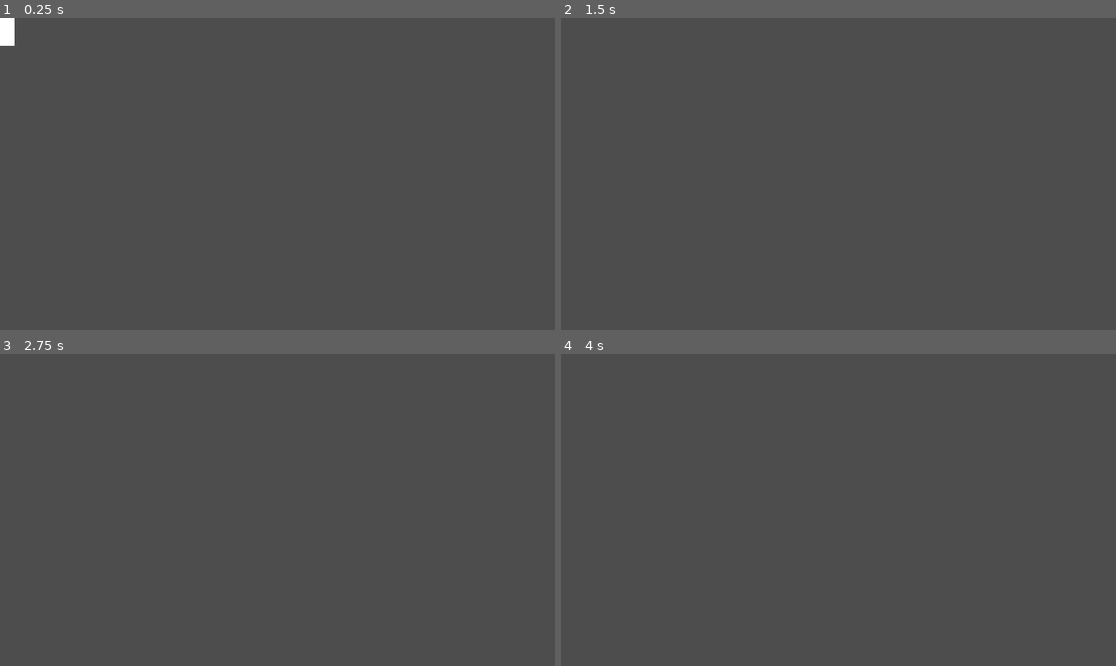
Above: before the commit, frames 1-4 (two rows, left to right).
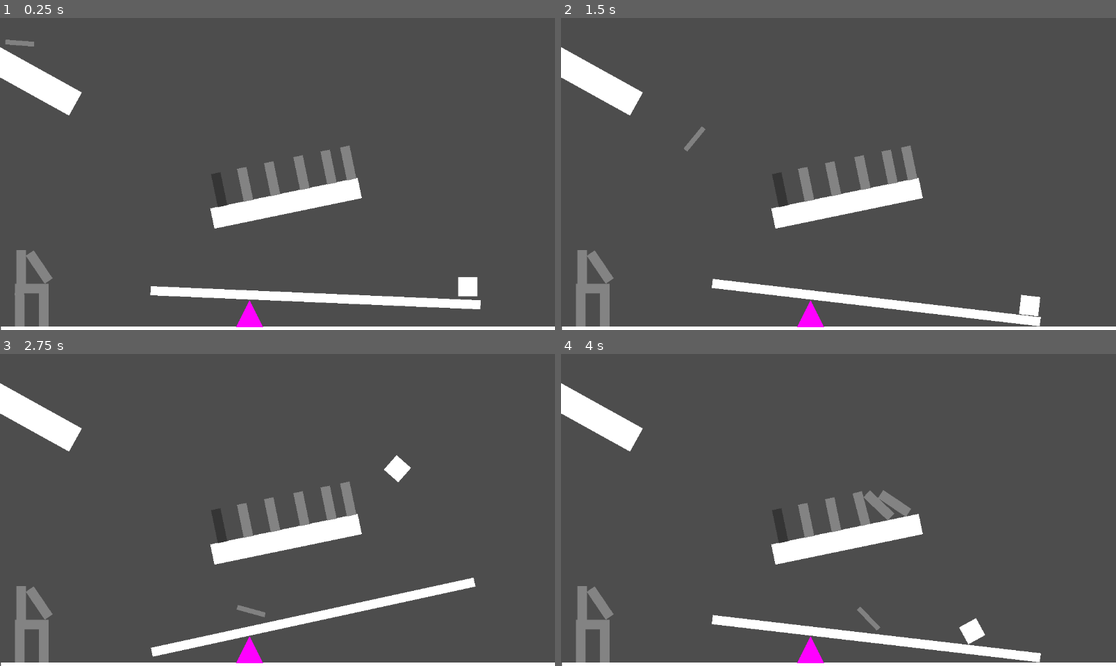
Above: after the commit, the same moments.

Repository: Turkeytray/PysicalScienceRubeGoldberg
Game: Godot game, scene res://main_scene.tscn
Two runs of this game, one before a commit and one after it. Both use one fixed random seed, a clock stepped at 60 frames per second and the inputs below. Before the commit the project has no main scene; this scene is started directly in both runs.
Inputs:
- Up to frame 1 (0.25 s): no input
- Up to frame 2 (1.5 s): no input
- Up to frame 3 (2.75 s): no input
- Up to frame 4 (4 s): no input

The runs differ from the first frame. In frame 1, 8.7% of the frame differs, in the area x 0-100%, y 0-100%; in frame 2, 8.5%; in frame 3, 8.5%; in frame 4, 8.5%.

Commit message:
Final thing

Diff:
--- a/circle.gdshader
+++ b/circle.gdshader
@@ -1,9 +1,11 @@
 shader_type canvas_item;
 
 float circle(vec2 position, float radius) {
-	return smoothstep(radius, radius, dot(position, position) * 4.0);
+	return smoothstep(-radius, -radius, -length(position - vec2(0.5)));
 }
 
 void fragment() {
-	COLOR.rgb = vec3(circle(UV, 1));
+	vec3 circleColor = vec3(circle(UV, 0.5)) * vec3(1, 1, 1 );
+	float circleAlpha = circleColor[0] + circleColor[1] + circleColor[2];
+	COLOR = vec4(circleColor, circleAlpha);
 }
--- a/main_scene.tscn
+++ b/main_scene.tscn
@@ -8,9 +8,32 @@
 [sub_resource type="ShaderMaterial" id="ShaderMaterial_8bdc2"]
 shader = ExtResource("1_dekl0")
 
+[sub_resource type="RectangleShape2D" id="RectangleShape2D_au67u"]
+size = Vector2(225.909, 51)
+
+[sub_resource type="WorldBoundaryShape2D" id="WorldBoundaryShape2D_mlyrs"]
+
+[sub_resource type="RectangleShape2D" id="RectangleShape2D_xkwvc"]
+size = Vector2(685.5, 20.5)
+
+[sub_resource type="RectangleShape2D" id="RectangleShape2D_1piyr"]
+size = Vector2(40, 41)
+
+[sub_resource type="RectangleShape2D" id="RectangleShape2D_pfotu"]
+size = Vector2(312.5, 43)
+
+[sub_resource type="RectangleShape2D" id="RectangleShape2D_rpold"]
+size = Vector2(20, 70)
+
+[sub_resource type="RectangleShape2D" id="RectangleShape2D_1mna7"]
+size = Vector2(312.5, 43)
+
 [node name="Node2D" type="Node2D"]
+metadata/_edit_horizontal_guides_ = [46.0]
 
 [node name="Ball" type="RigidBody2D" parent="."]
+position = Vector2(39, 30)
+mass = 8.1
 
 [node name="CollisionShape2D" type="CollisionShape2D" parent="Ball"]
 shape = SubResource("CircleShape2D_rkv70")
@@ -28,3 +51,395 @@
 offset_bottom = 30.0
 grow_horizontal = 2
 grow_vertical = 2
+metadata/_edit_use_anchors_ = true
+
+[node name="ColorRect2" type="ColorRect" parent="Ball"]
+anchors_preset = 8
+anchor_left = 0.5
+anchor_top = 0.5
+anchor_right = 0.5
+anchor_bottom = 0.5
+offset_left = -30.0
+offset_top = -5.0
+offset_right = 30.0
+offset_bottom = 5.0
+grow_horizontal = 2
+grow_vertical = 2
+color = Color(0.505344, 0.505344, 0.505344, 1)
+metadata/_edit_use_anchors_ = true
+
+[node name="ramp 1" type="RigidBody2D" parent="."]
+sleeping = true
+freeze = true
+
+[node name="CollisionShape2D" type="CollisionShape2D" parent="ramp 1"]
+position = Vector2(59.0015, 125.173)
+rotation = 0.506427
+shape = SubResource("RectangleShape2D_au67u")
+
+[node name="ColorRect" type="ColorRect" parent="ramp 1"]
+offset_left = -26.0
+offset_top = 46.0
+offset_right = 198.0
+offset_bottom = 101.0
+rotation = 0.506427
+
+[node name="floor" type="RigidBody2D" parent="."]
+position = Vector2(554, 641)
+sleeping = true
+freeze = true
+
+[node name="CollisionShape2D" type="CollisionShape2D" parent="floor"]
+shape = SubResource("WorldBoundaryShape2D_mlyrs")
+
+[node name="ColorRect" type="ColorRect" parent="floor"]
+offset_left = -552.0
+offset_right = 620.0
+offset_bottom = 40.0
+
+[node name="triangle" type="RigidBody2D" parent="."]
+position = Vector2(500, 659)
+freeze = true
+
+[node name="Polygon2D" type="Polygon2D" parent="triangle"]
+position = Vector2(-10, -17)
+scale = Vector2(3.5, 3.5)
+color = Color(1, 0, 1, 1)
+polygon = PackedVector2Array(0, 0, 16, 0, 8, -16)
+
+[node name="CollisionPolygon2D" type="CollisionPolygon2D" parent="triangle"]
+position = Vector2(-10.75, -16.9125)
+scale = Vector2(3.59375, 3.52344)
+polygon = PackedVector2Array(0, 0, 16, 0, 8, -16)
+
+[node name="lever arm" type="RigidBody2D" parent="."]
+position = Vector2(702, 555)
+
+[node name="CollisionShape2D" type="CollisionShape2D" parent="lever arm"]
+position = Vector2(-48.25, 10.75)
+shape = SubResource("RectangleShape2D_xkwvc")
+
+[node name="ColorRect" type="ColorRect" parent="lever arm"]
+anchors_preset = 8
+anchor_left = 0.5
+anchor_top = 0.5
+anchor_right = 0.5
+anchor_bottom = 0.5
+offset_left = -390.0
+offset_top = 1.0
+offset_right = 295.5
+offset_bottom = 44.0
+grow_horizontal = 2
+grow_vertical = 2
+scale = Vector2(1, 0.44)
+metadata/_edit_use_anchors_ = true
+
+[node name="Counterweight" type="RigidBody2D" parent="."]
+position = Vector2(951, 510)
+mass = 2.35
+
+[node name="CollisionShape2D" type="CollisionShape2D" parent="Counterweight"]
+position = Vector2(21, 20.5)
+shape = SubResource("RectangleShape2D_1piyr")
+
+[node name="ColorRect" type="ColorRect" parent="Counterweight"]
+offset_right = 40.0
+offset_bottom = 40.0
+metadata/_edit_use_anchors_ = true
+
+[node name="rectangle" type="RigidBody2D" parent="."]
+position = Vector2(453, 392)
+rotation = -0.20438
+freeze = true
+
+[node name="CollisionShape2D" type="CollisionShape2D" parent="rectangle"]
+position = Vector2(138.25, 22)
+shape = SubResource("RectangleShape2D_pfotu")
+
+[node name="ColorRect" type="ColorRect" parent="rectangle"]
+anchors_preset = 8
+anchor_left = 0.5
+anchor_top = 0.5
+anchor_right = 0.5
+anchor_bottom = 0.5
+offset_left = -17.0
+offset_right = 295.5
+offset_bottom = 43.0
+grow_horizontal = 2
+grow_vertical = 2
+metadata/_edit_use_anchors_ = true
+
+[node name="Domino" type="RigidBody2D" parent="."]
+position = Vector2(455, 353)
+rotation = -0.20438
+mass = 45.0
+
+[node name="ColorRect" type="ColorRect" parent="Domino"]
+anchors_preset = 8
+anchor_left = 0.5
+anchor_top = 0.5
+anchor_right = 0.5
+anchor_bottom = 0.5
+offset_left = -10.0
+offset_top = -35.0
+offset_right = 10.0
+offset_bottom = 35.0
+grow_horizontal = 2
+grow_vertical = 2
+color = Color(0.20871, 0.20871, 0.20871, 1)
+metadata/_edit_use_anchors_ = true
+
+[node name="CollisionShape2D" type="CollisionShape2D" parent="Domino"]
+shape = SubResource("RectangleShape2D_rpold")
+
+[node name="Domino2" type="RigidBody2D" parent="."]
+position = Vector2(509, 341)
+rotation = -0.20438
+mass = 25.0
+
+[node name="ColorRect" type="ColorRect" parent="Domino2"]
+anchors_preset = 8
+anchor_left = 0.5
+anchor_top = 0.5
+anchor_right = 0.5
+anchor_bottom = 0.5
+offset_left = -10.0
+offset_top = -35.0
+offset_right = 10.0
+offset_bottom = 35.0
+grow_horizontal = 2
+grow_vertical = 2
+color = Color(0.513233, 0.513233, 0.513233, 1)
+metadata/_edit_use_anchors_ = true
+
+[node name="CollisionShape2D" type="CollisionShape2D" parent="Domino2"]
+shape = SubResource("RectangleShape2D_rpold")
+
+[node name="Domino3" type="RigidBody2D" parent="."]
+position = Vector2(565, 329)
+rotation = -0.20438
+mass = 15.0
+
+[node name="ColorRect" type="ColorRect" parent="Domino3"]
+anchors_preset = 8
+anchor_left = 0.5
+anchor_top = 0.5
+anchor_right = 0.5
+anchor_bottom = 0.5
+offset_left = -10.0
+offset_top = -35.0
+offset_right = 10.0
+offset_bottom = 35.0
+grow_horizontal = 2
+grow_vertical = 2
+color = Color(0.513233, 0.513233, 0.513233, 1)
+metadata/_edit_use_anchors_ = true
+
+[node name="CollisionShape2D" type="CollisionShape2D" parent="Domino3"]
+shape = SubResource("RectangleShape2D_rpold")
+
+[node name="Domino4" type="RigidBody2D" parent="."]
+position = Vector2(626, 315)
+rotation = -0.20438
+mass = 25.0
+
+[node name="ColorRect" type="ColorRect" parent="Domino4"]
+anchors_preset = 8
+anchor_left = 0.5
+anchor_top = 0.5
+anchor_right = 0.5
+anchor_bottom = 0.5
+offset_left = -10.0
+offset_top = -35.0
+offset_right = 10.0
+offset_bottom = 35.0
+grow_horizontal = 2
+grow_vertical = 2
+color = Color(0.513233, 0.513233, 0.513233, 1)
+metadata/_edit_use_anchors_ = true
+
+[node name="CollisionShape2D" type="CollisionShape2D" parent="Domino4"]
+shape = SubResource("RectangleShape2D_rpold")
+
+[node name="Domino5" type="RigidBody2D" parent="."]
+position = Vector2(682, 307)
+rotation = -0.20438
+mass = 10.0
+
+[node name="ColorRect" type="ColorRect" parent="Domino5"]
+anchors_preset = 8
+anchor_left = 0.5
+anchor_top = 0.5
+anchor_right = 0.5
+anchor_bottom = 0.5
+offset_left = -10.0
+offset_top = -35.0
+offset_right = 10.0
+offset_bottom = 35.0
+grow_horizontal = 2
+grow_vertical = 2
+color = Color(0.513233, 0.513233, 0.513233, 1)
+metadata/_edit_use_anchors_ = true
+
+[node name="CollisionShape2D" type="CollisionShape2D" parent="Domino5"]
+shape = SubResource("RectangleShape2D_rpold")
+
+[node name="Domino6" type="RigidBody2D" parent="."]
+position = Vector2(723, 298)
+rotation = -0.20438
+mass = 2.5
+
+[node name="ColorRect" type="ColorRect" parent="Domino6"]
+anchors_preset = 8
+anchor_left = 0.5
+anchor_top = 0.5
+anchor_right = 0.5
+anchor_bottom = 0.5
+offset_left = -10.0
+offset_top = -35.0
+offset_right = 10.0
+offset_bottom = 35.0
+grow_horizontal = 2
+grow_vertical = 2
+color = Color(0.513233, 0.513233, 0.513233, 1)
+metadata/_edit_use_anchors_ = true
+
+[node name="CollisionShape2D" type="CollisionShape2D" parent="Domino6"]
+shape = SubResource("RectangleShape2D_rpold")
+
+[node name="rectangle2" type="RigidBody2D" parent="."]
+position = Vector2(1167, 152)
+rotation = -0.00146383
+freeze = true
+
+[node name="CollisionShape2D" type="CollisionShape2D" parent="rectangle2"]
+position = Vector2(188.253, 20.1648)
+scale = Vector2(0.199824, 1)
+shape = SubResource("RectangleShape2D_1mna7")
+
+[node name="ColorRect" type="ColorRect" parent="rectangle2"]
+anchors_preset = 8
+anchor_left = 0.5
+anchor_top = 0.5
+anchor_right = 0.5
+anchor_bottom = 0.5
+offset_left = 158.0
+offset_top = 0.322881
+offset_right = 470.5
+offset_bottom = 43.3229
+grow_horizontal = 2
+grow_vertical = 2
+scale = Vector2(0.200234, 1)
+metadata/_edit_use_anchors_ = true
+
+[node name="Domino House" type="RigidBody2D" parent="."]
+position = Vector2(41, 605)
+rotation = 0.00667698
+mass = 0.9
+
+[node name="ColorRect" type="ColorRect" parent="Domino House"]
+anchors_preset = 8
+anchor_left = 0.5
+anchor_top = 0.5
+anchor_right = 0.5
+anchor_bottom = 0.5
+offset_left = -10.0
+offset_top = -35.0
+offset_right = 10.0
+offset_bottom = 35.0
+grow_horizontal = 2
+grow_vertical = 2
+color = Color(0.513233, 0.513233, 0.513233, 1)
+metadata/_edit_use_anchors_ = true
+
+[node name="CollisionShape2D" type="CollisionShape2D" parent="Domino House"]
+shape = SubResource("RectangleShape2D_rpold")
+
+[node name="Domino House2" type="RigidBody2D" parent="."]
+position = Vector2(91, 605)
+rotation = 0.00667698
+mass = 0.9
+
+[node name="ColorRect" type="ColorRect" parent="Domino House2"]
+anchors_preset = 8
+anchor_left = 0.5
+anchor_top = 0.5
+anchor_right = 0.5
+anchor_bottom = 0.5
+offset_left = -10.0
+offset_top = -35.0
+offset_right = 10.0
+offset_bottom = 35.0
+grow_horizontal = 2
+grow_vertical = 2
+color = Color(0.513233, 0.513233, 0.513233, 1)
+metadata/_edit_use_anchors_ = true
+
+[node name="CollisionShape2D" type="CollisionShape2D" parent="Domino House2"]
+shape = SubResource("RectangleShape2D_rpold")
+
+[node name="Domino House3" type="RigidBody2D" parent="."]
+position = Vector2(66, 558)
+rotation = 1.56326
+
+[node name="ColorRect" type="ColorRect" parent="Domino House3"]
+anchors_preset = 8
+anchor_left = 0.5
+anchor_top = 0.5
+anchor_right = 0.5
+anchor_bottom = 0.5
+offset_left = -10.0
+offset_top = -35.0
+offset_right = 10.0
+offset_bottom = 35.0
+grow_horizontal = 2
+grow_vertical = 2
+color = Color(0.513233, 0.513233, 0.513233, 1)
+metadata/_edit_use_anchors_ = true
+
+[node name="CollisionShape2D" type="CollisionShape2D" parent="Domino House3"]
+shape = SubResource("RectangleShape2D_rpold")
+
+[node name="Domino House4" type="RigidBody2D" parent="."]
+position = Vector2(44, 512)
+rotation = 0.00471357
+
+[node name="ColorRect" type="ColorRect" parent="Domino House4"]
+anchors_preset = 8
+anchor_left = 0.5
+anchor_top = 0.5
+anchor_right = 0.5
+anchor_bottom = 0.5
+offset_left = -10.0
+offset_top = -35.0
+offset_right = 10.0
+offset_bottom = 35.0
+grow_horizontal = 2
+grow_vertical = 2
+color = Color(0.513233, 0.513233, 0.513233, 1)
+metadata/_edit_use_anchors_ = true
+
+[node name="CollisionShape2D" type="CollisionShape2D" parent="Domino House4"]
+shape = SubResource("RectangleShape2D_rpold")
+
+[node name="Domino House5" type="RigidBody2D" parent="."]
+position = Vector2(82, 512)
+rotation = -0.565895
+
+[node name="ColorRect" type="ColorRect" parent="Domino House5"]
+anchors_preset = 8
+anchor_left = 0.5
+anchor_top = 0.5
+anchor_right = 0.5
+anchor_bottom = 0.5
+offset_left = -10.0
+offset_top = -35.0
+offset_right = 10.0
+offset_bottom = 35.0
+grow_horizontal = 2
+grow_vertical = 2
+color = Color(0.513233, 0.513233, 0.513233, 1)
+metadata/_edit_use_anchors_ = true
+
+[node name="CollisionShape2D" type="CollisionShape2D" parent="Domino House5"]
+shape = SubResource("RectangleShape2D_rpold")
--- a/project.godot
+++ b/project.godot
@@ -11,6 +11,7 @@
 [application]
 
 config/name="RubeGoldBerg"
+run/main_scene="res://main_scene.tscn"
 config/features=PackedStringArray("4.3", "GL Compatibility")
 config/icon="res://icon.svg"
 
Not shown: 1 places in main_scene.tscn that only renumber resources
